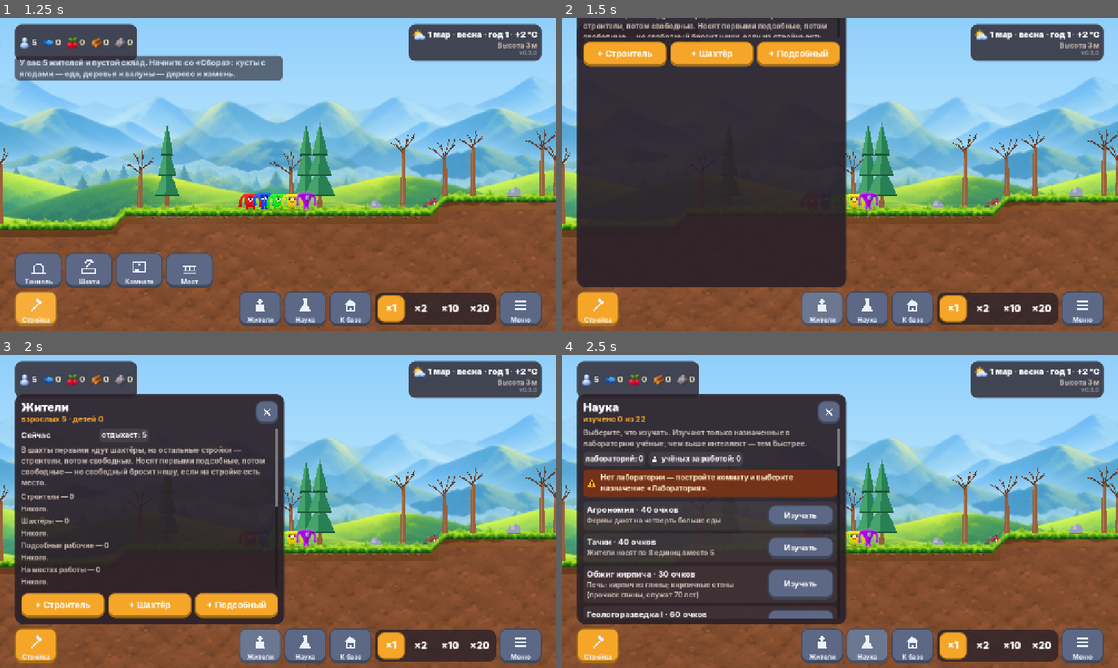
Above: before the commit, frames 1-4 (two rows, left to right).
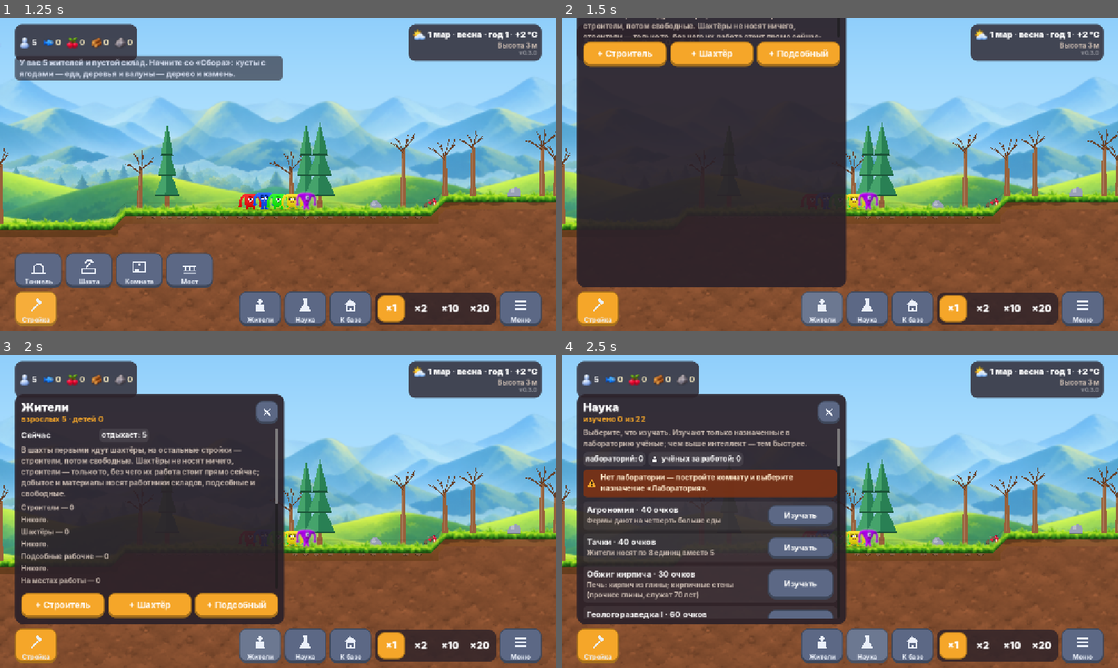
Above: after the commit, the same moments.

Repository: web-static-host/game1
Game: Godot game, scene res://scenes/main.tscn
Same seed, same stepped clock (60 frames per second), same inputs: the game is played once before the commit and once after it.
Inputs (mouse positions are in pixels of both pictures, inside the frame that each line leads up to):
- Up to frame 1 (1.25 s): click (33, 309) at 0.5 s
- Up to frame 2 (1.5 s): click (823, 309) at 1.27 s
- Up to frame 3 (2 s): no input
- Up to frame 4 (2.5 s): click (867, 646) at 2.02 s

Frame 1 is identical in both runs. In frame 2, 0.5% of the frame differs, in the area x 4-48%, y 1-7%; in frame 3, 2.4%, in the area x 3-50%, y 32-74%; in frame 4, nothing differs.

Commit message:
Строители и шахтёры не уносят добытое и не носят материалы
Добытое при рубке и копке остаётся лежать — уносят работники складов,
подсобные и свободные. Шахтёр не носит ничего; строитель берёт сам только
то, без чего его работа стоит прямо сейчас (крепь, материалы этапа), и ровно
столько, сколько нужно.

Co-Authored-By: Claude Opus 5.5 <noreply@anthropic.com>
Claude-Session: https://claude.ai/code/session_016LhimkttaYpRVNZ3oj9mAA

Diff:
--- a/scripts/game/colony.gd
+++ b/scripts/game/colony.gd
@@ -1497,7 +1497,8 @@
 		var before := drop_amount(_landing(_ground_cell(x)), y[0])
 		drop_item(_ground_cell(x), y[0], y[1], site)
 		# Кто добыл — тот и несёт на склад излишек, сколько унесёт (остальное подберут).
-		if u != null and not offline and drop_amount(_landing(_ground_cell(x)), y[0]) > before:
+		# Строители и шахтёры не носят: добытое уносят работники складов и подсобные.
+		if u != null and not offline and not builder_or_miner(u) and drop_amount(_landing(_ground_cell(x)), y[0]) > before:
 			_pick_up(u, _landing(_ground_cell(x)), y[0])
 		var fem := u != null and u.sex == Unit.Sex.FEMALE
 		var what := "собрал ягоды"
@@ -2797,7 +2798,7 @@
 	if u.profession == Unit.Prof.MINER:
 		return ["mines", "projects"]
 	if u.profession == Unit.Prof.BUILDER:
-		return ["builds", "projects", "need", "haul"]
+		return ["builds", "projects", "need"]
 	# Строители и свободные: сначала стройка, потом переноска.
 	return ["projects", "need", "haul"]
 
@@ -2900,9 +2901,20 @@
 				task = Unit.Task.REPAIR if p.repair_paid else Unit.Task.NONE
 		if task != Unit.Task.NONE and _try_build(u, p, task, parents, dist):
 			return true
-		if (not mine or mine_hauler(u)) and _try_haul(u, p, parents, dist):
+		# Строители и шахтёры материалы не носят — это работа складов и подсобных.
+		# Строитель берёт сам только то, без чего его работа стоит прямо сейчас (дерево на крепь,
+		# материалы на оплату этапа), и ровно столько.
+		if builder_or_miner(u):
+			if u.profession == Unit.Prof.BUILDER and _try_haul(u, p, parents, dist, true):
+				return true
+		elif (not mine or mine_hauler(u)) and _try_haul(u, p, parents, dist):
 			return true
 	return false
+
+
+## Строитель или шахтёр (без места работы): только строят и копают, ничего не носят.
+func builder_or_miner(u: Unit) -> bool:
+	return u.workplace == 0 and (u.profession == Unit.Prof.BUILDER or u.profession == Unit.Prof.MINER)
 
 
 ## Кто носит в шахту и из шахты: работники складов и подсобные рабочие.
@@ -3551,8 +3563,16 @@
 	return n
 
 
-func _try_haul(u: Unit, p: Project, parents: Dictionary, dist: Dictionary) -> bool:
+func _try_haul(u: Unit, p: Project, parents: Dictionary, dist: Dictionary, now_only := false) -> bool:
 	var left := remaining(p)
+	if now_only:
+		# Только то, что нужно прямо сейчас и ещё не принесено и не несут.
+		var now := _needed_now(p)
+		left = {}
+		for k in now:
+			var n: int = now[k] - int(p.delivered.get(k, 0)) - in_transit(p, k)
+			if n > 0:
+				left[k] = n
 	if left.is_empty() or _near_rect(p.rect, dist) == null:
 		return false
 	# Сначала то, без чего стройка стоит прямо сейчас.
--- a/scripts/main.gd
+++ b/scripts/main.gd
@@ -418,8 +418,8 @@
 	# Список выбора не обновляем каждую секунду — иначе его перезапишет карточка.
 	_info_target = []
 	var items := []
-	for role in [[Unit.Prof.BUILDER, "в первую очередь идёт на стройки: копает, строит, обустраивает, чинит"],
-			[Unit.Prof.MINER, "только копает: сначала шахты (руда и ископаемые), потом копку на других стройках"],
+	for role in [[Unit.Prof.BUILDER, "в первую очередь идёт на стройки: копает, строит, обустраивает, чинит; носит только то, без чего его работа стоит прямо сейчас"],
+			[Unit.Prof.MINER, "только копает: сначала шахты (руда и ископаемые), потом копку на других стройках — ничего не носит"],
 			[Unit.Prof.HAULER, "в первую очередь носит: материалы на стройки, сырьё в мастерские, добычу и продукцию на склад"],
 			[Unit.Prof.ANY, "стройка, если есть место, иначе переноска"]]:
 		var prof: int = role[0]
@@ -996,7 +996,7 @@
 		chips.append(["", "%s: %d" % [d, counts[d]]])
 	return {"title": "Жители", "subtitle": "взрослых %d · детей %d" % [adults, colony.units.size() - adults],
 		"rows": [{"type": "chips", "label": "Сейчас", "items": chips},
-			{"type": "text", "text": "В шахты первыми идут шахтёры, на остальные стройки — строители, потом свободные. Носят первыми подсобные, потом свободные — но свободный бросит ношу, если на стройке есть место."}]}
+			{"type": "text", "text": "В шахты первыми идут шахтёры, на остальные стройки — строители, потом свободные. Шахтёры не носят ничего, строители — только то, без чего их работа стоит прямо сейчас; добытое и материалы носят работники складов, подсобные и свободные."}]}
 
 
 func _show_people() -> void:
--- a/tests/run_tests.gd
+++ b/tests/run_tests.gd
@@ -56,6 +56,7 @@
 	test_separate_stores()
 	test_mine_meters()
 	test_lights()
+	test_builders_dont_carry()
 	test_save_roundtrip()
 	test_environment()
 	test_generation_speed()
@@ -2421,3 +2422,47 @@
 	colony._power_tick(0.1)
 	check(colony.work_lamps.size() == 1 and colony.work_lamps[0] == u.cell(), "на стройке горит одна лампа у работника")
 	check(colony.is_lit(u.cell()), "у лампы светло")
+
+
+
+func test_builders_dont_carry() -> void:
+	# Строители и шахтёры ничего не носят: добытое и материалы носят склады, подсобные, свободные.
+	var colony := _new_colony(31)
+	var w := colony.world
+	_start(colony, 0)
+	colony.inventory = {"wood": 60, "stone": 40, "food": 50}
+	var builder: Unit = colony.units[0]
+	var miner: Unit = colony.units[1]
+	colony.set_profession(builder, Unit.Prof.BUILDER)
+	colony.set_profession(miner, Unit.Prof.MINER)
+	check(colony.builder_or_miner(builder) and colony.builder_or_miner(miner) and not colony.builder_or_miner(colony.units[2]),
+		"строитель и шахтёр — не носильщики")
+	check(not colony._task_order(builder).has("haul"), "у строителя в делах нет переноски")
+	var x := _flat_x(w, 10)
+	var room := colony.create_project(Project.Kind.ROOM, Rect2i(x, w.gen.surface_y(x) - 3, 6, 3))
+	var carried := false
+	var delivered := false
+	for i in 1200:
+		colony.update(0.5)
+		if miner.task == Unit.Task.HAUL or (builder.task == Unit.Task.HAUL and (builder.to_store or builder.gather_room != 0)):
+			carried = true
+		if room.paid or room.phase == Project.Phase.DONE:
+			delivered = true
+	check(not carried, "строитель и шахтёр за 10 минут не носили для склада и чужих нужд")
+	check(delivered, "материалы на стройку принесли другие")
+	# Строителю срочно нужно дерево на его стройку (этап стоит) — он берёт сам, ровно сколько нужно.
+	for u in colony.units:
+		if u != builder:
+			u.workplace = 0
+			colony.set_profession(u, Unit.Prof.MINER)
+	colony.inventory = {"wood": 60, "stone": 40, "food": 50}
+	var x2 := _flat_x(w, x + 20)
+	var hut := colony.create_project(Project.Kind.ROOM, Rect2i(x2, w.gen.surface_y(x2) - 3, 3, 3))
+	var self_carry := false
+	for i in 1200:
+		colony.update(0.5)
+		if builder.task == Unit.Task.HAUL and builder.project_id == hut.id:
+			self_carry = true
+			check(builder.carry_amount <= int(colony._needed_now(hut).get(builder.carry_key, 999)), "берёт не больше, чем нужно сейчас")
+			break
+	check(self_carry, "носить некому — строитель сам принёс то, без чего стоит его стройка")
